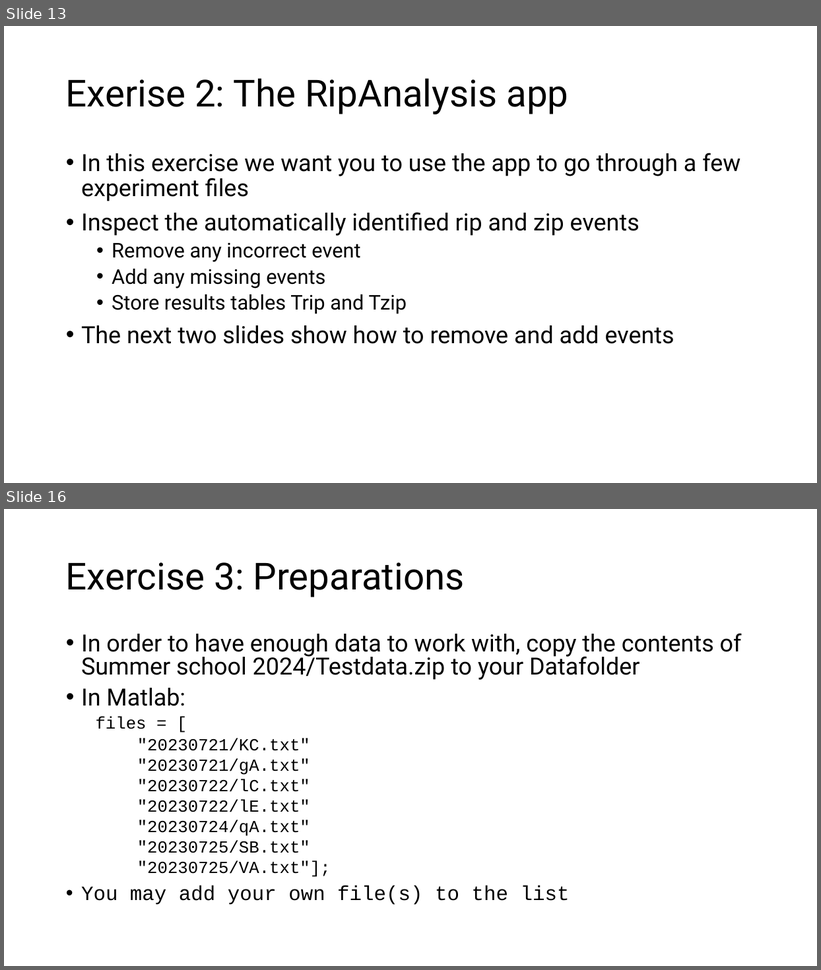
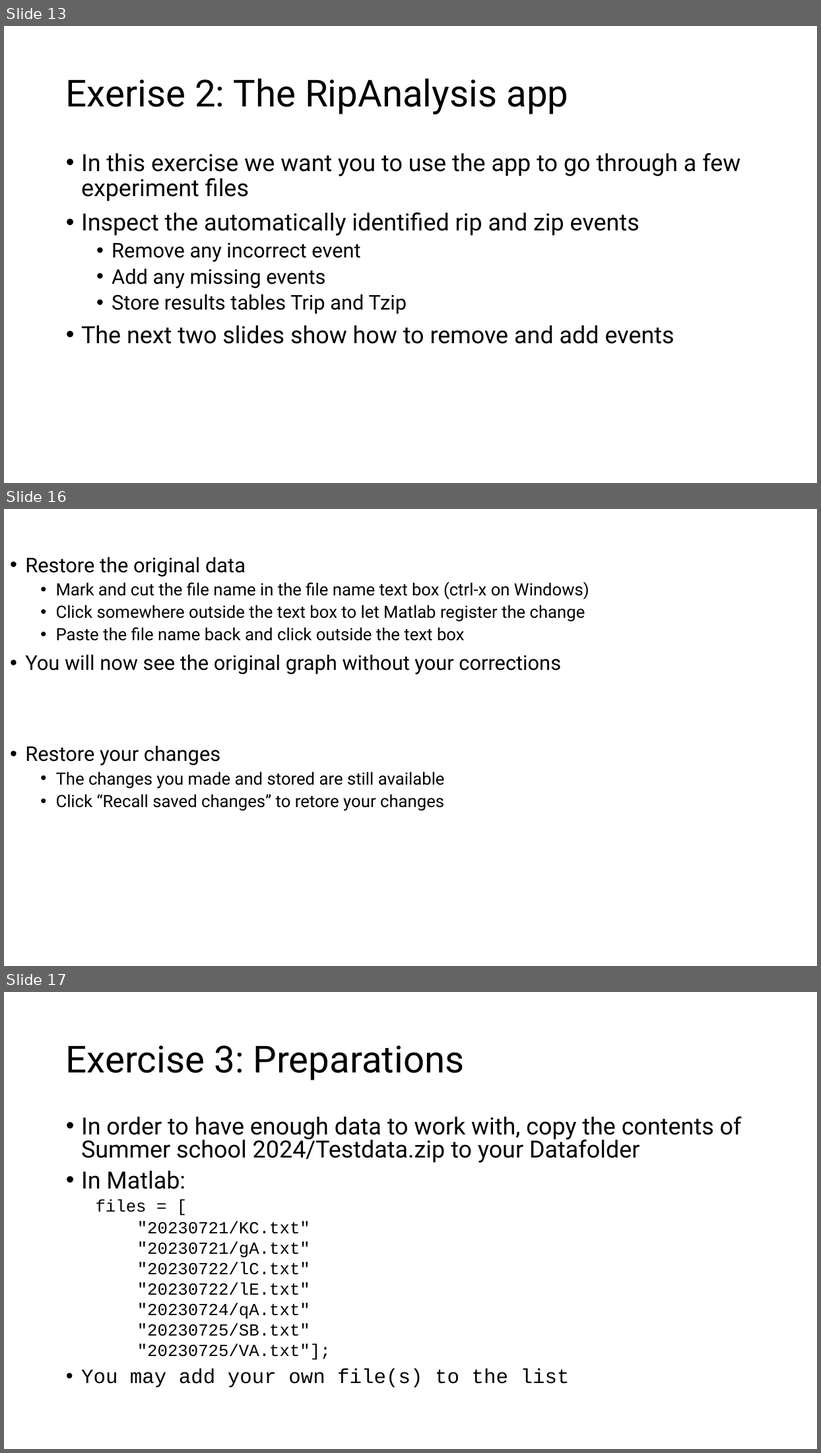
Before and after one commit to are-mj/OpticalTweezers, a slide deck: Summer school 2024/Exercises.pptx. Shown one above the other, each under a label of ours: slides 13 and 16 before the commit, slides 13, 16 and 17 after it; the slides between them are not shown. The pictures are 821x970 and 821x1453 pixels, drawn with LibreOffice and Linux fonts; fonts in the diff are those of the drawing. Boxes give left, top, right and bottom in pixels: in the first picture for what was removed or moved away, otherwise in the second. Text is boxed around its words. In the diff, an @@ line names an element or a change of style, - is before the commit and + after.

```diff
--- a/Summer school 2024/Exercises.pptx
+++ b/Summer school 2024/Exercises.pptx
@@ slide 16 added at (x1=4, y1=509, x2=817, y2=966), background #FFFFFF @@
@@ text added at (x1=25, y1=557, x2=589, y2=811), 20 pt, text #000000 @@
+• Restore the original data
+  • Mark and cut the file name in the file name text box (ctrl-x on Windows)
+  • Click somewhere outside the text box to let Matlab register the change
+  • Paste the file name back and click outside the text box
+• You will now see the original graph without your corrections
+• Restore your changes
+  • The changes you made and stored are still available
+  • Click “Recall saved changes” to retore your changes
@@ what was slide 16 is now slide 17 @@
```
Also in this commit, not shown: 10 slides changed, 1 other slide added.
